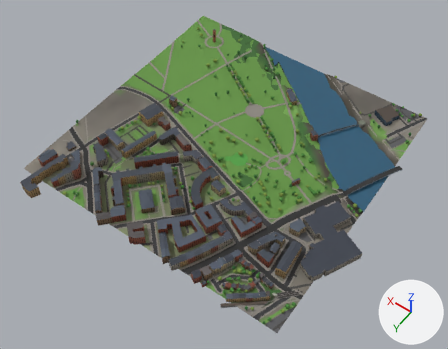
Two versions of the glTF model glasgow-subway/data/city/city_10_6.glb, one commit apart.
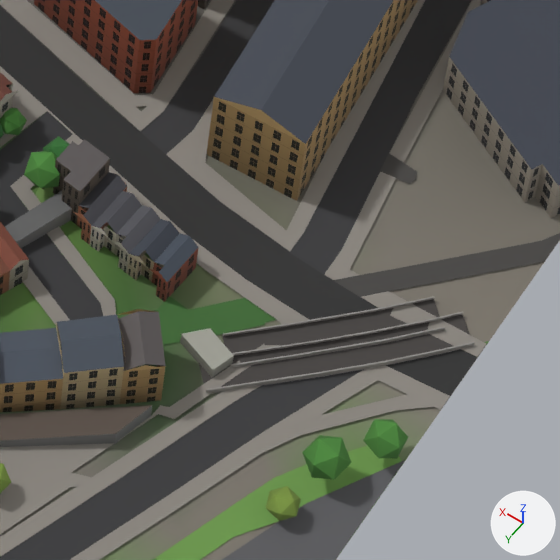
The first picture shows the older version from a 50 mm camera at (1253.0, -168.0, 821.0) aimed at (1629.0, -695.0, -6.0). The close-ups show the older and then the newer version on the part from 56% to 70% of the width and 74% to 91% of the height of that picture. Only the edits that show in the close-ups are written down. Arrows for +X, +Y and +Z are at lower right; the lights stay in place. Where no turn or scale is listed for an object, it has been applied to the vertices.

Names of what the first close-up shows: 'buildings_10_6', 'green_10_6', 'green_tree_a.012', 'green_tree_a.013', 'green_tree_a.068', 'green_tree_b.007', 'rail_10_6', 'roads_10_6', 'terrain_10_6' and 3 more.
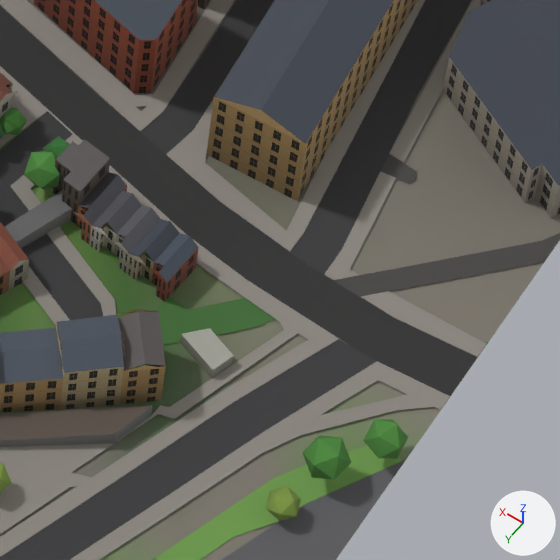
Where the newer file only moved an object's origin or applied its transform, the numbers keep the older frame.

Pixel boxes (x1, y1, x2, y2) of what changed, in the close-ups (560 x 560 px):
'rail_10_6', deleted: before (199, 296, 475, 394)

What the commit changed:
Object 'rail_10_6' (ob_rail_10_6) is deleted.
